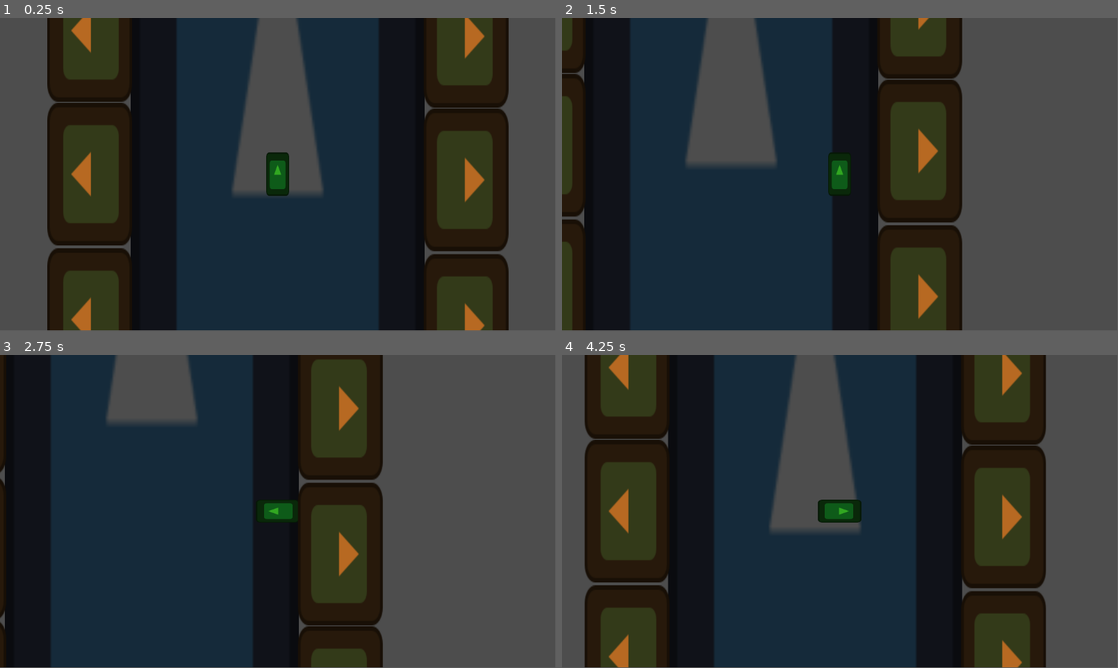
Above: before the commit, frames 1-4 (two rows, left to right).
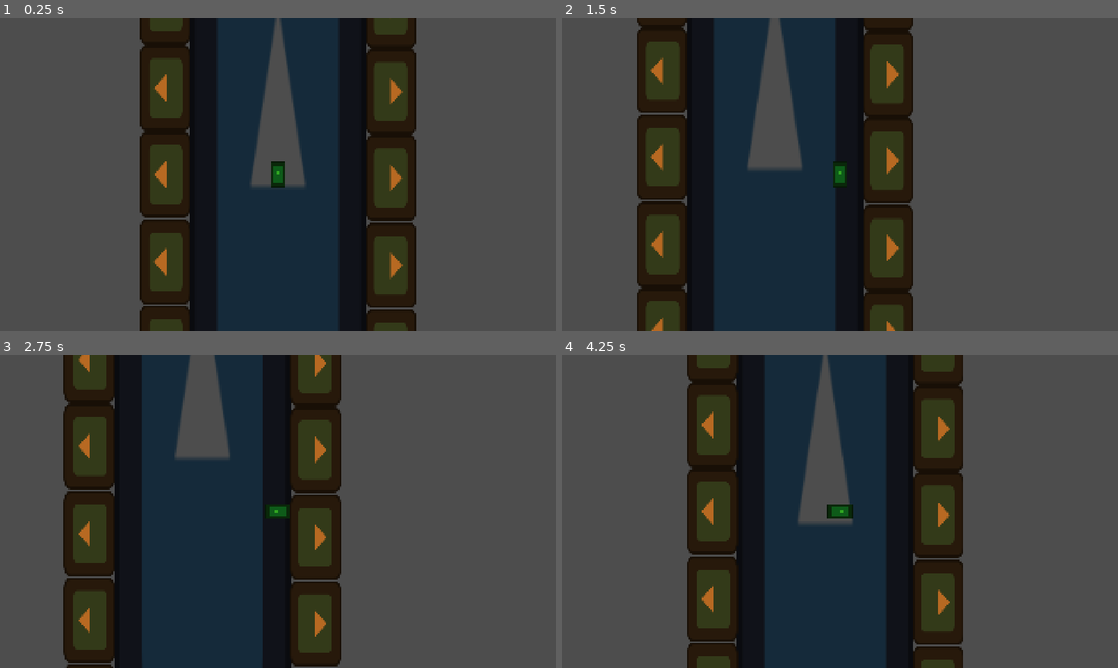
Above: after the commit, the same moments.

Repository: gerep/godot-wild-jam
Game: Godot game, scene res://game/levels/down_the_road/down_the_road.tscn
Two runs of this game, one before a commit and one after it. Both use one fixed random seed, a clock stepped at 60 frames per second and the inputs below. The engine's default icon, where the game draws it, is replaced by a stand-in: a white triangle on a blue panel in a dark square.
Inputs:
- Up to frame 1 (0.25 s): no input
- Up to frame 2 (1.5 s): tap Enter at 0.5 s; hold D (move_right) 0.53-1.28 s; hold S (move_down) from 1.28 s (still down)
- Up to frame 3 (2.75 s): release S (move_down) at 2.03 s; hold D (move_right) from 2.03 s (still down)
- Up to frame 4 (4.25 s): tap Space at 2.75 s; release D (move_right) at 2.78 s; hold W (move_up) 2.78-3.53 s; hold A (move_left) from 3.53 s (still down)
The window is 799x449 before the commit and 800x450 after it. Grey fills any space a smaller window leaves; there, only what the larger window draws over its background counts as a difference.

The runs differ from the first frame. In frame 1, 58% of the frame differs, in the area x 8-92%, y 0-100%; in frame 2, 48%; in frame 3, 44%; in frame 4, 59%, in the area x 4-87%, y 0-100%.

Commit message:
Adjust viewport

Diff:
--- a/project.godot
+++ b/project.godot
@@ -15,6 +15,12 @@
 run/main_scene="uid://cqyct7vmmx7hr"
 config/features=PackedStringArray("4.6", "Forward Plus")
 config/icon="res://icon.svg"
+
+[display]
+
+window/size/viewport_width=1920
+window/size/viewport_height=1080
+window/stretch/mode="canvas_items"
 
 [global_group]
 
